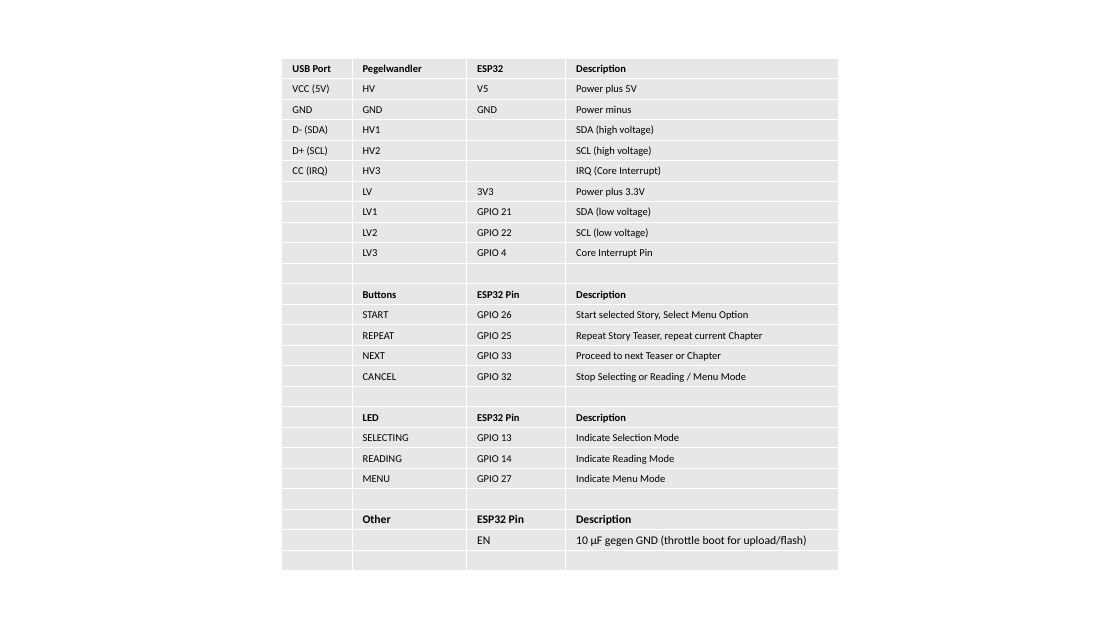
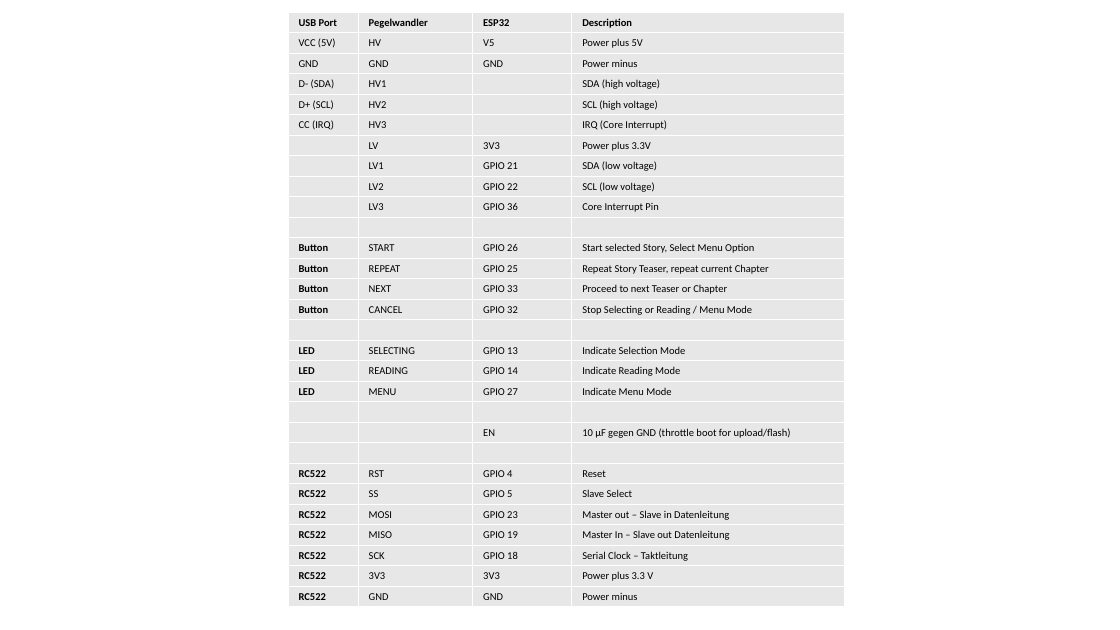
Before and after one commit to jeskes/activityboard, a slide deck: slide 50 of Activityboard.pptx (slide 49 before the commit). Drawn at 1120x630 pixels with LibreOffice and Linux fonts; fonts in the diff are those of the drawing. Boxes give left, top, right and bottom in pixels: in the first picture for what was removed or moved away, otherwise in the second. Text is boxed around its words. In the diff, an @@ line names an element or a change of style, - is before the commit and + after.

```diff
--- a/Activityboard.pptx
+++ b/Activityboard.pptx
@@ table at [288, 13, 844, 608] @@
-row 10, column 3: GPIO 4
+row 10, column 3: GPIO 36
-row 12:  | Buttons | ESP32 Pin | Description
-row 13:  | START | GPIO 26 | Start selected Story, Select Menu Option
-row 14:  | REPEAT | GPIO 25 | Repeat Story Teaser, repeat current Chapter
-row 15:  | NEXT | GPIO 33 | Proceed to next Teaser or Chapter
-row 16:  | CANCEL | GPIO 32 | Stop Selecting or Reading / Menu Mode
+row 12: Button | START | GPIO 26 | Start selected Story, Select Menu Option
+row 13: Button | REPEAT | GPIO 25 | Repeat Story Teaser, repeat current Chapter
+row 14: Button | NEXT | GPIO 33 | Proceed to next Teaser or Chapter
+row 15: Button | CANCEL | GPIO 32 | Stop Selecting or Reading / Menu Mode
-row 18:  | LED | ESP32 Pin | Description
-row 19:  | SELECTING | GPIO 13 | Indicate Selection Mode
-row 20:  | READING | GPIO 14 | Indicate Reading Mode
-row 21:  | MENU | GPIO 27 | Indicate Menu Mode
+row 17: LED | SELECTING | GPIO 13 | Indicate Selection Mode
+row 18: LED | READING | GPIO 14 | Indicate Reading Mode
+row 19: LED | MENU | GPIO 27 | Indicate Menu Mode
-row 23:  | Other | ESP32 Pin | Description
+row 23: RC522 | RST | GPIO 4 | Reset
+row 24: RC522 | SS | GPIO 5 | Slave Select
+row 25: RC522 | MOSI | GPIO 23 | Master out – Slave in Datenleitung
+row 26: RC522 | MISO | GPIO 19 | Master In – Slave out Datenleitung
+row 27: RC522 | SCK | GPIO 18 | Serial Clock – Taktleitung
+row 28: RC522 | 3V3 | 3V3 | Power plus 3.3 V
+row 29: RC522 | GND | GND | Power minus
@@ table: place and size @@
-table at [282, 58, 839, 571]
+table at [288, 13, 844, 608]
```
Also in this commit, not shown: 1 other slide changed, 7 slides added, 33 other files.
